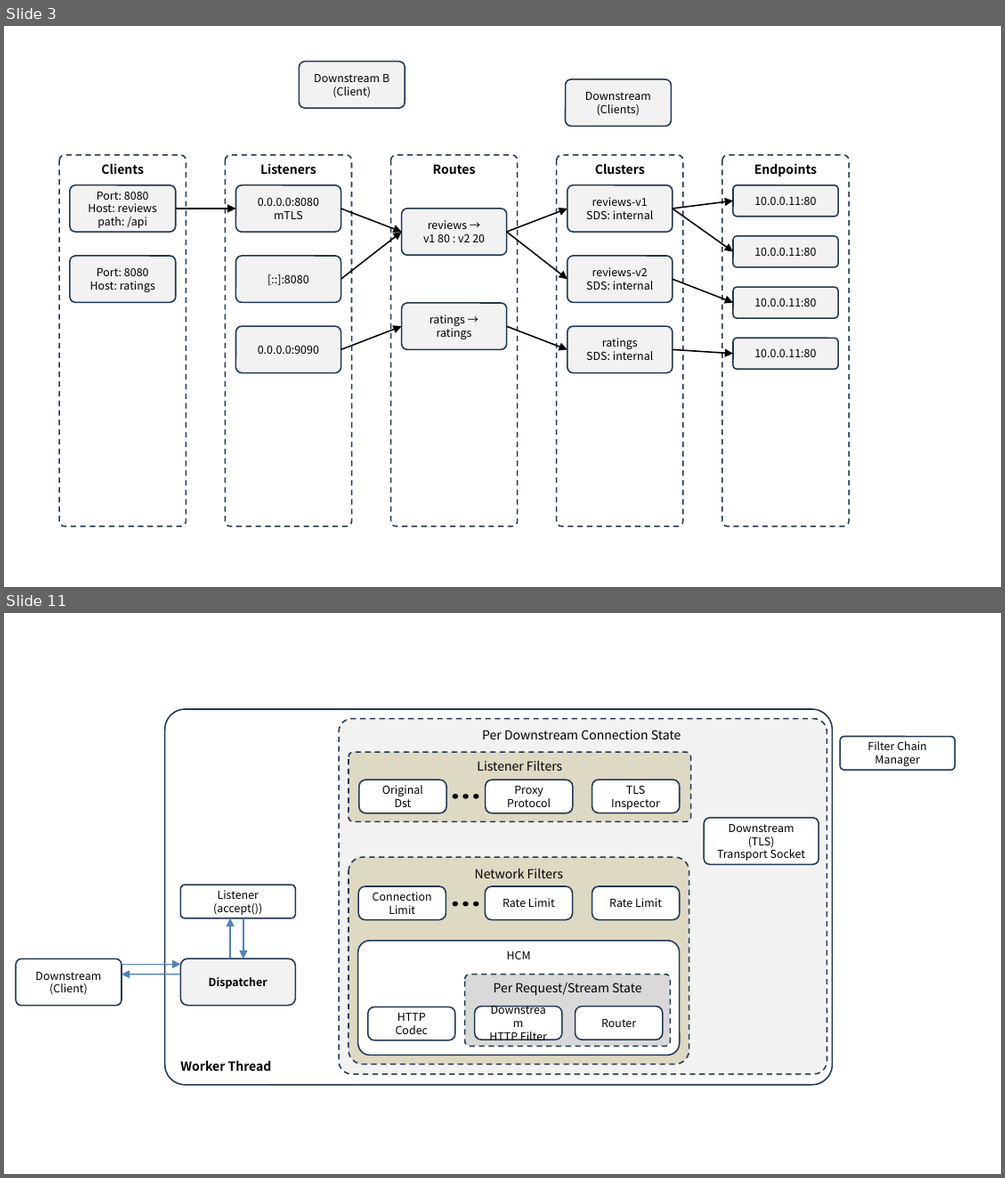
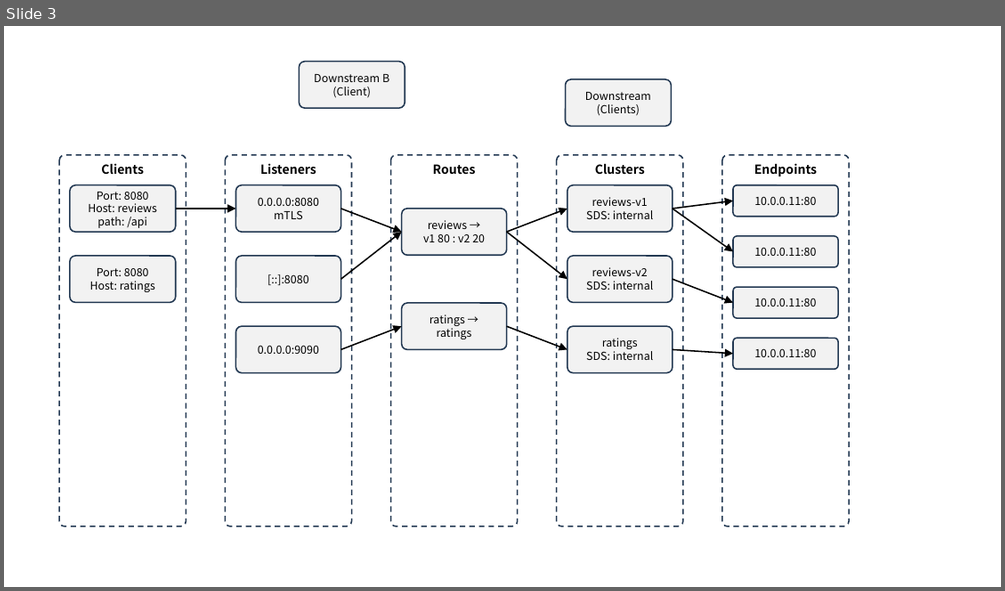
Before and after one commit to ssup2/blog-software, a slide deck: content/docs/theory-analysis/envoy-xds-configuration/images/images.pptx. Shown one above the other, each under a label of ours: slides 3 and 11 before the commit, slide 3 after it; the slides between them are not shown. The pictures are 1005x1178 and 1005x591 pixels, drawn with LibreOffice and Linux fonts; fonts in the diff are those of the drawing. Boxes give left, top, right and bottom in pixels: in the first picture for what was removed or moved away, otherwise in the second. Text is boxed around its words. In the diff, an @@ line names an element or a change of style, - is before the commit and + after.

```diff
--- a/content/docs/theory-analysis/envoy-xds-configuration/images/images.pptx
+++ b/content/docs/theory-analysis/envoy-xds-configuration/images/images.pptx
@@ slide 11 removed at [4,613,1001,1174], background #FFFFFF @@
@@ rounded rectangle removed at [164,709,832,1085] @@
-Worker Thread
@@ rounded rectangle removed at [339,719,827,1073] @@
-Per Downstream Connection State
@@ rounded rectangle removed at [841,737,955,771] @@
-Filter Chain Manager
@@ rounded rectangle removed at [349,752,691,821] @@
-Listener Filters
@@ rounded rectangle removed at [359,779,446,813] @@
-Original
-Dst
@@ ellipse removed at [453,794,459,798] @@
@@ ellipse removed at [462,794,469,798] @@
@@ ellipse removed at [474,794,479,798] @@
@@ rounded rectangle removed at [485,779,574,813] @@
-Proxy
-Protocol
@@ rounded rectangle removed at [592,779,680,813] @@
-TLS Inspector
@@ rounded rectangle removed at [704,818,818,864] @@
-Downstream (TLS)
-Transport Socket
@@ rounded rectangle removed at [349,857,690,1064] @@
-Network Filters
@@ rounded rectangle removed at [180,885,295,919] @@
-Listener
-(accept())
@@ rounded rectangle removed at [359,886,446,920] @@
-Connection
-Limit
@@ ellipse removed at [453,901,459,906] @@
@@ ellipse removed at [462,901,469,906] @@
@@ ellipse removed at [474,901,479,906] @@
@@ rounded rectangle removed at [485,886,572,920] @@
-Rate Limit
@@ rounded rectangle removed at [592,886,680,920] @@
-Rate Limit
@@ arrow removed from (230, 959) to (230, 918) @@
@@ arrow removed from (243, 918) to (243, 959) @@
@@ rounded rectangle removed at [16,959,121,1005] @@
-Downstream
-(Client)
@@ rounded rectangle removed at [180,959,295,1005] @@
-Dispatcher
@@ rounded rectangle removed at [358,940,679,1054] @@
-HCM
@@ arrow removed from (121, 964) to (180, 964) @@
@@ arrow removed from (180, 973) to (121, 973) @@
@@ rounded rectangle removed at [464,973,670,1046] @@
-Per Request/Stream State
@@ rounded rectangle removed at [368,1006,455,1040] @@
-HTTP
-Codec
@@ rounded rectangle removed at [475,1005,562,1039] @@
-Downstream
-HTTP Filter
@@ rounded rectangle removed at [575,1005,663,1039] @@
-Router
```
Also in this commit, not shown: 10 other slides removed, 3 other files.
